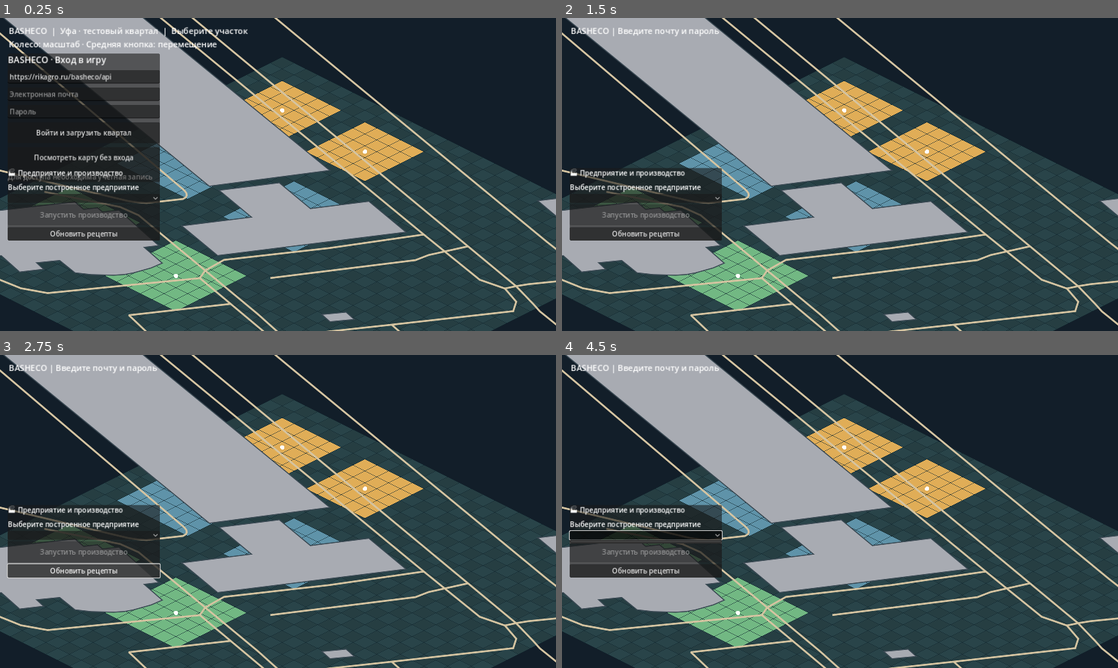
Above: before the commit, frames 1-4 (two rows, left to right).
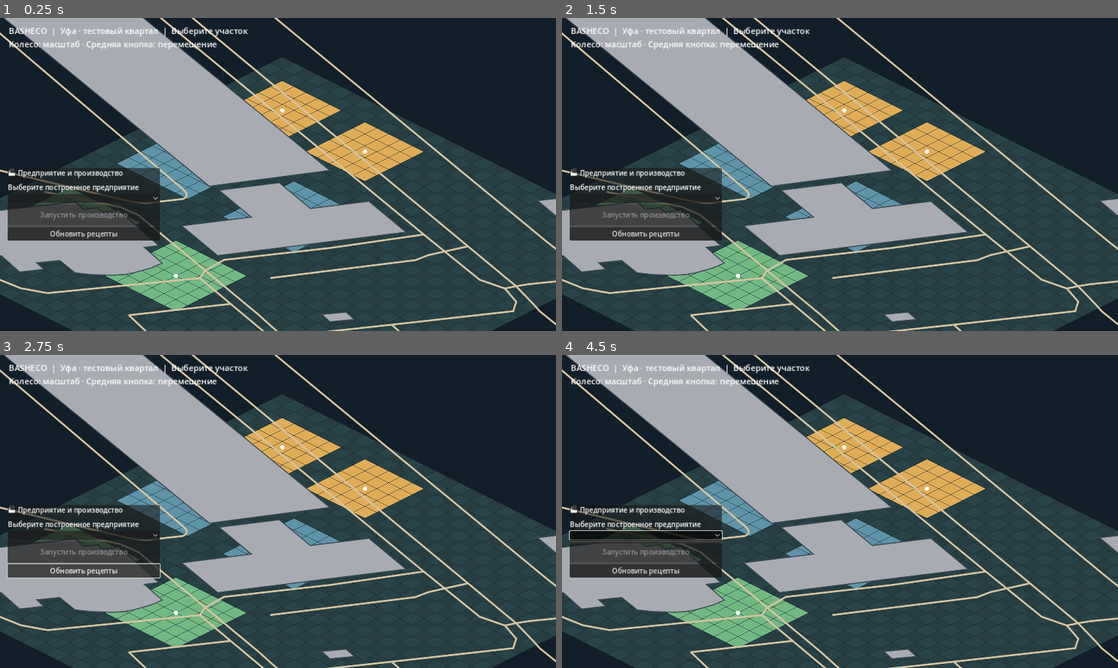
Above: after the commit, the same moments.

Repository: maillunex-lang/basheco
Game: Godot game, scene res://scenes/world.tscn
Same seed, same stepped clock (60 frames per second), same inputs: the game is played once before the commit and once after it.
Inputs (mouse positions are in pixels of both pictures, inside the frame that each line leads up to):
- Up to frame 1 (0.25 s): no input
- Up to frame 2 (1.5 s): click (645, 133) at 0.5 s, where only the run before the commit has a clickable "Войти и загрузить квартал"; click (645, 158) at 1.25 s, where only the run before the commit has a clickable "Посмотреть карту без входа"
- Up to frame 3 (2.75 s): click "Обновить рецепты" at 2 s
- Up to frame 4 (4.5 s): click "Обновить рецепты" at 2.75 s; click "Обновить рецепты" at 3.5 s; click (645, 536) at 4.27 s

The runs differ from the first frame. In frame 1, 5.5% of the frame differs, in the area x 1-29%, y 11-53%; in frame 2, 0.7%; in frame 3, 0.7%; in frame 4, 0.7%.
Error after the commit: Parse Error: Identifier "_register" not declared in the current scope. (res://scripts/login_panel.gd:43)

Commit message:
feat(client): add registration control

Diff:
--- a/client/scripts/login_panel.gd
+++ b/client/scripts/login_panel.gd
@@ -38,6 +38,10 @@
     button.custom_minimum_size.y = 48
     button.pressed.connect(_login)
     layout.add_child(button)
+    var register_button := Button.new()
+    register_button.text = "Регистрация"
+    register_button.pressed.connect(_register)
+    layout.add_child(register_button)
     var demo_button := Button.new()
     demo_button.text = "Посмотреть карту без входа"
     demo_button.custom_minimum_size.y = 48
